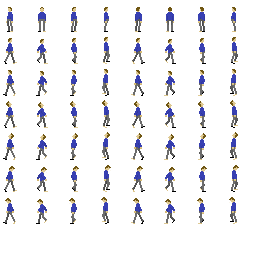
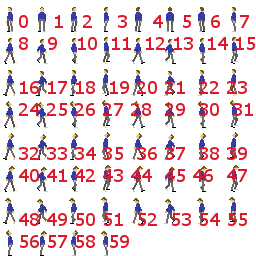
The second 256 x 256 image is a revision of the first. Changes to its layers:
showed "0 1 2 3 4 5 6 ...", painted on it over (x1=19, y1=15, x2=255, y2=248)
painted on "Man.png" over (x1=6, y1=12, x2=237, y2=256)
